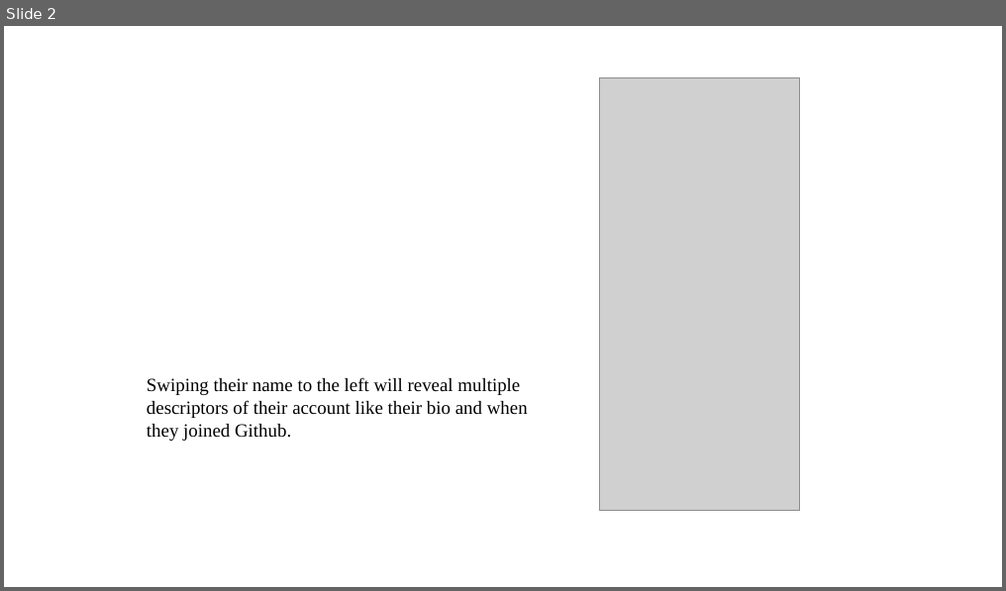
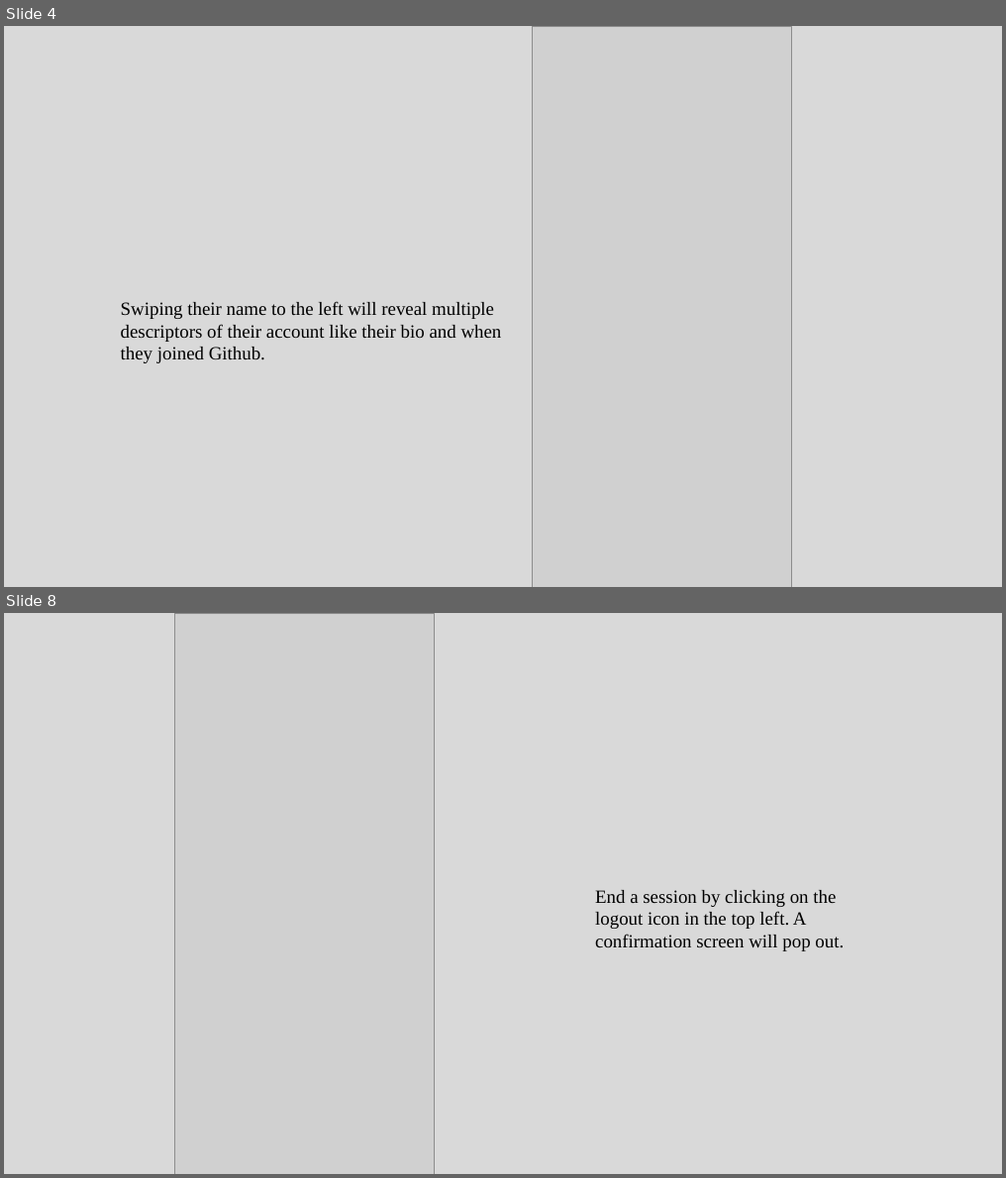
Before and after one commit to HenryCWoo/GitHub-App-with-React-Native, a slide deck: ManualTestPlan.pptx. Shown one above the other, each under a label of ours: slide 2 before the commit, slides 4 and 8 after it; the slides between them are not shown. The pictures are 1006x591 and 1006x1178 pixels, drawn with LibreOffice and Linux fonts; fonts in the diff are those of the drawing; grey boxes stand for pictures. Boxes give left, top, right and bottom in pixels: in the first picture for what was removed or moved away, otherwise in the second. Text is boxed around its words. In the diff, an @@ line names an element or a change of style, - is before the commit and + after.

```diff
--- a/ManualTestPlan.pptx
+++ b/ManualTestPlan.pptx
@@ slide 8 added at <box>4,613,1002,1174</box>, background #D9D9D9 @@
@@ picture added at <box>174,613,435,1174</box> @@
@@ text added at <box>595,890,844,952</box>, 18 pt, text #000000 @@
+End a session by clicking on the logout icon in the top left. A confirmation screen will pop out.
@@ what was slide 2 is now slide 4 @@
@@ slide 4 changed as well @@
@@ background #FFFFFF to #D9D9D9 @@
@@ picture: place and size @@
-picture at <box>600,77,800,511</box>
+picture at <box>532,26,792,587</box>
@@ text "Swiping their name to the ...": place and size @@
-text "Swiping their name to the ..." at <box>147,377,528,441</box>
+text "Swiping their name to the ..." at <box>121,301,502,364</box>
```
Also in this commit, not shown: 2 other slides changed, 4 other slides added, 1 slide removed.
